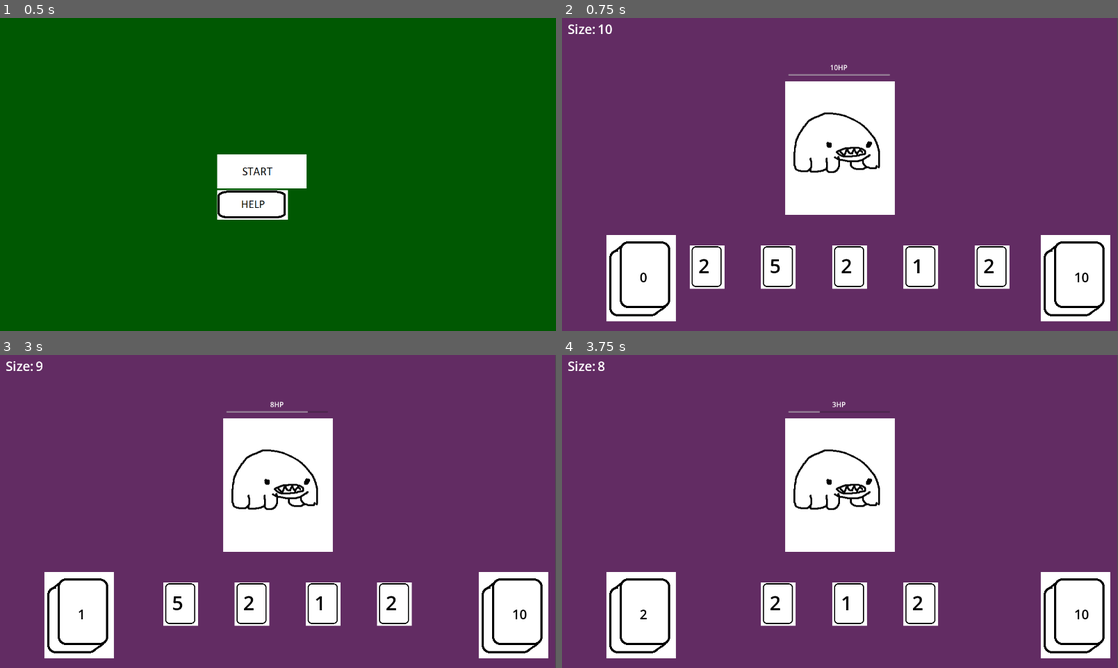
Above: before the commit, frames 1-4 (two rows, left to right).
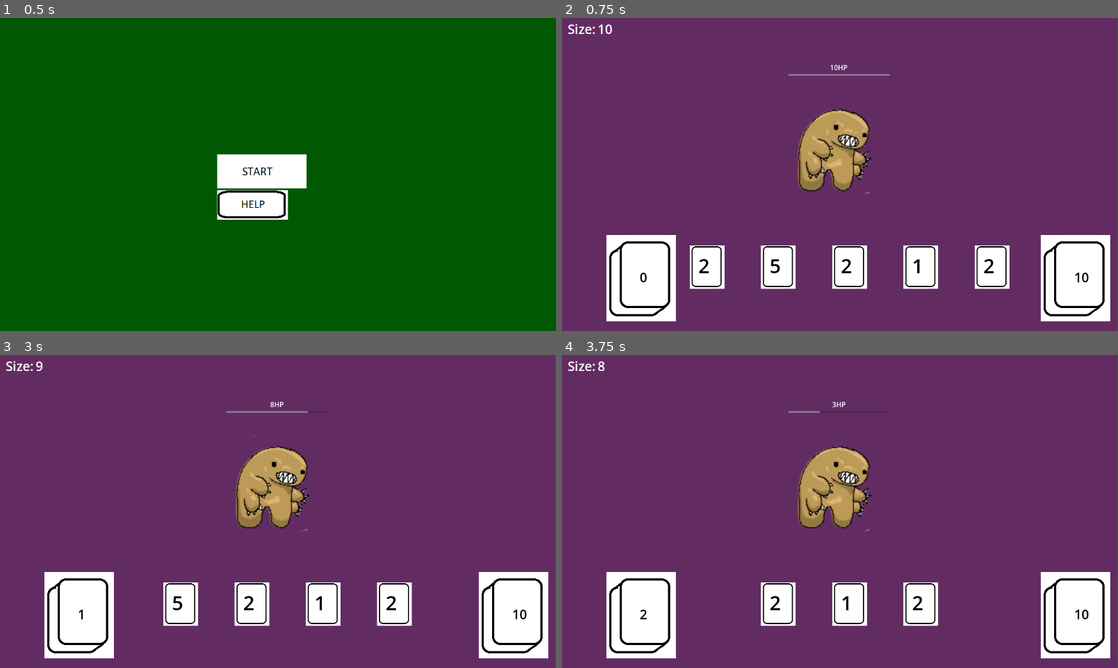
Above: after the commit, the same moments.

Repository: SebMarson/gmtk-gamejam-2024
Game: Godot game, scene res://scenes/start_screen.tscn
Two runs of this game, one before a commit and one after it. Both use one fixed random seed, a clock stepped at 60 frames per second and the inputs below.
Inputs (mouse positions are in pixels of both pictures, inside the frame that each line leads up to):
- Up to frame 1 (0.5 s): no input
- Up to frame 2 (0.75 s): click (823, 171) at 0.5 s
- Up to frame 3 (3 s): tap Enter at 1.25, 2.75 s; move the mouse to (511, 614) at 1.27 s; click (511, 614) at 1.42 s; tap Space at 2 s; move the mouse to (77, 614) at 2.02 s; click (77, 614) at 2.17 s; move the mouse to (144, 602) at 2.77 s; click (144, 602) at 2.92 s
- Up to frame 4 (3.75 s): tap Space at 3.5 s; move the mouse to (739, 602) at 3.52 s; click (739, 602) at 3.67 s

Frame 1 is identical in both runs. In frame 2, 8.4% of the frame differs, in the area x 40-60%, y 20-63%; in frame 3, 8.4%; in frame 4, 8.4%.

Commit message:
Added scaling settings for monsters, made placeholder files for all enemies. Added new graphic for tardigrade

Diff:
--- a/scenes/monster.gd
+++ b/scenes/monster.gd
@@ -12,7 +12,9 @@
 @export var SCORE = 3
 @export var ESSENCENAME = ""
 @export var IMG_PATH = ""
-@export var SIZE: int = 0
+@export var EXTRASCALE: float = 1
+@export var SCALEMIN: float = 0.3
+@export var SCALEMAX: float = 1.5
 
 # Common monster vars
 var hitSound
@@ -49,11 +51,11 @@
 		print("Error: Could not load texture at path:", IMG_PATH)
 
 	# Scale image based on the players current score
-	var scaleFactor: float = float(HEALTH)/float(level.score)
+	var scaleFactor: float = (float(HEALTH)/float(level.score)) * EXTRASCALE
 	if scaleFactor < 1:
-		scaleFactor = max(0.3, scaleFactor)
+		scaleFactor = max(SCALEMIN, scaleFactor)
 	else:
-		scaleFactor = min(1.5, scaleFactor)
+		scaleFactor = min(SCALEMAX, scaleFactor)
 	$VBoxContainer/MonsterSprite.scale = Vector2(scaleFactor, scaleFactor)
 
 func load_essence() -> void:
--- /dev/null
+++ b/scenes/monsters/bird.tscn
@@ -0,0 +1,6 @@
+[gd_scene load_steps=2 format=3 uid="uid://bnjhga4iwv445"]
+
+[ext_resource type="PackedScene" uid="uid://bmwqh6i3gley2" path="res://scenes/monster.tscn" id="1_36v6i"]
+
+[node name="Monster" instance=ExtResource("1_36v6i")]
+NAME = "BIRD"
--- /dev/null
+++ b/scenes/monsters/bridge.tscn
@@ -0,0 +1,6 @@
+[gd_scene load_steps=2 format=3 uid="uid://dpsxqv6icx6x7"]
+
+[ext_resource type="PackedScene" uid="uid://bmwqh6i3gley2" path="res://scenes/monster.tscn" id="1_yftek"]
+
+[node name="Monster" instance=ExtResource("1_yftek")]
+NAME = "BRIDGE"
--- /dev/null
+++ b/scenes/monsters/cyclotron.tscn
@@ -0,0 +1,6 @@
+[gd_scene load_steps=2 format=3 uid="uid://cj5ro3a1johym"]
+
+[ext_resource type="PackedScene" uid="uid://bmwqh6i3gley2" path="res://scenes/monster.tscn" id="1_8ccrj"]
+
+[node name="Monster" instance=ExtResource("1_8ccrj")]
+NAME = "CYCLOTRON"
--- a/scenes/monsters/dust_mite.tscn
+++ b/scenes/monsters/dust_mite.tscn
@@ -9,4 +9,3 @@
 SCORE = 5
 ESSENCENAME = "DARKNESS"
 IMG_PATH = "res://graphics/monsters/dust_mite.png"
-SIZE = 5
--- /dev/null
+++ b/scenes/monsters/earth.tscn
@@ -0,0 +1,6 @@
+[gd_scene load_steps=2 format=3 uid="uid://cfel6ad1u624k"]
+
+[ext_resource type="PackedScene" uid="uid://bmwqh6i3gley2" path="res://scenes/monster.tscn" id="1_2gy2r"]
+
+[node name="Monster" instance=ExtResource("1_2gy2r")]
+NAME = "EARTH"
--- /dev/null
+++ b/scenes/monsters/elephant.tscn
@@ -0,0 +1,6 @@
+[gd_scene load_steps=2 format=3 uid="uid://rmcbny2jcwsp"]
+
+[ext_resource type="PackedScene" uid="uid://bmwqh6i3gley2" path="res://scenes/monster.tscn" id="1_kytt3"]
+
+[node name="Monster" instance=ExtResource("1_kytt3")]
+NAME = "ELEPHANT"
--- /dev/null
+++ b/scenes/monsters/europe.tscn
@@ -0,0 +1,6 @@
+[gd_scene load_steps=2 format=3 uid="uid://bm2gcq1fxs18c"]
+
+[ext_resource type="PackedScene" uid="uid://bmwqh6i3gley2" path="res://scenes/monster.tscn" id="1_u3wl3"]
+
+[node name="Monster" instance=ExtResource("1_u3wl3")]
+NAME = "EUROPE"
--- /dev/null
+++ b/scenes/monsters/giant_statue.tscn
@@ -0,0 +1,6 @@
+[gd_scene load_steps=2 format=3 uid="uid://cjvwk3ifhm4k"]
+
+[ext_resource type="PackedScene" uid="uid://bmwqh6i3gley2" path="res://scenes/monster.tscn" id="1_w4r82"]
+
+[node name="Monster" instance=ExtResource("1_w4r82")]
+NAME = "GIANT_STATUE"
--- /dev/null
+++ b/scenes/monsters/horse.tscn
@@ -0,0 +1,6 @@
+[gd_scene load_steps=2 format=3 uid="uid://gwfxisuh0iyy"]
+
+[ext_resource type="PackedScene" uid="uid://bmwqh6i3gley2" path="res://scenes/monster.tscn" id="1_buqgy"]
+
+[node name="Monster" instance=ExtResource("1_buqgy")]
+NAME = "HORSE"
--- /dev/null
+++ b/scenes/monsters/house.tscn
@@ -0,0 +1,6 @@
+[gd_scene load_steps=2 format=3 uid="uid://1ji7fbl5auof"]
+
+[ext_resource type="PackedScene" uid="uid://bmwqh6i3gley2" path="res://scenes/monster.tscn" id="1_tr51r"]
+
+[node name="Monster" instance=ExtResource("1_tr51r")]
+NAME = "HOUSE"
--- /dev/null
+++ b/scenes/monsters/motorway_network.tscn
@@ -0,0 +1,6 @@
+[gd_scene load_steps=2 format=3 uid="uid://cuitc7w7pe4xj"]
+
+[ext_resource type="PackedScene" uid="uid://bmwqh6i3gley2" path="res://scenes/monster.tscn" id="1_54k1e"]
+
+[node name="Monster" instance=ExtResource("1_54k1e")]
+NAME = "MOTORWAY_NETWORK"
--- /dev/null
+++ b/scenes/monsters/ring_of_fire.tscn
@@ -0,0 +1,6 @@
+[gd_scene load_steps=2 format=3 uid="uid://bs7q57qclc5jf"]
+
+[ext_resource type="PackedScene" uid="uid://bmwqh6i3gley2" path="res://scenes/monster.tscn" id="1_6ljet"]
+
+[node name="Monster" instance=ExtResource("1_6ljet")]
+NAME = "RING_OF_FIRE"
--- /dev/null
+++ b/scenes/monsters/sun.tscn
@@ -0,0 +1,6 @@
+[gd_scene load_steps=2 format=3 uid="uid://dhqjauv1ljwhr"]
+
+[ext_resource type="PackedScene" uid="uid://bmwqh6i3gley2" path="res://scenes/monster.tscn" id="1_a5p71"]
+
+[node name="Monster" instance=ExtResource("1_a5p71")]
+NAME = "SUN"
--- a/scenes/monsters/tardigrade.tscn
+++ b/scenes/monsters/tardigrade.tscn
@@ -7,5 +7,7 @@
 ATTACK = 1
 SCORE = 5
 ESSENCENAME = "STRONG"
-IMG_PATH = "res://graphics/monsters/tardigrade.png"
-SIZE = 5
+IMG_PATH = "res://graphics/monsters/tardigrade-new.png"
+EXTRASCALE = 2.0
+SCALEMIN = 0.3
+SCALEMAX = 3.0
--- /dev/null
+++ b/scenes/monsters/truck.tscn
@@ -0,0 +1,6 @@
+[gd_scene load_steps=2 format=3 uid="uid://cis65njhof4r7"]
+
+[ext_resource type="PackedScene" uid="uid://bmwqh6i3gley2" path="res://scenes/monster.tscn" id="1_0ubts"]
+
+[node name="Monster" instance=ExtResource("1_0ubts")]
+NAME = "TRUCK"
Binary file added: graphics/monsters/tardigrade-new.png
Not shown, added: graphics/monsters/tardigrade-new.png.import
Not shown, added: graphics/monsters/tardigrade-new.psd
